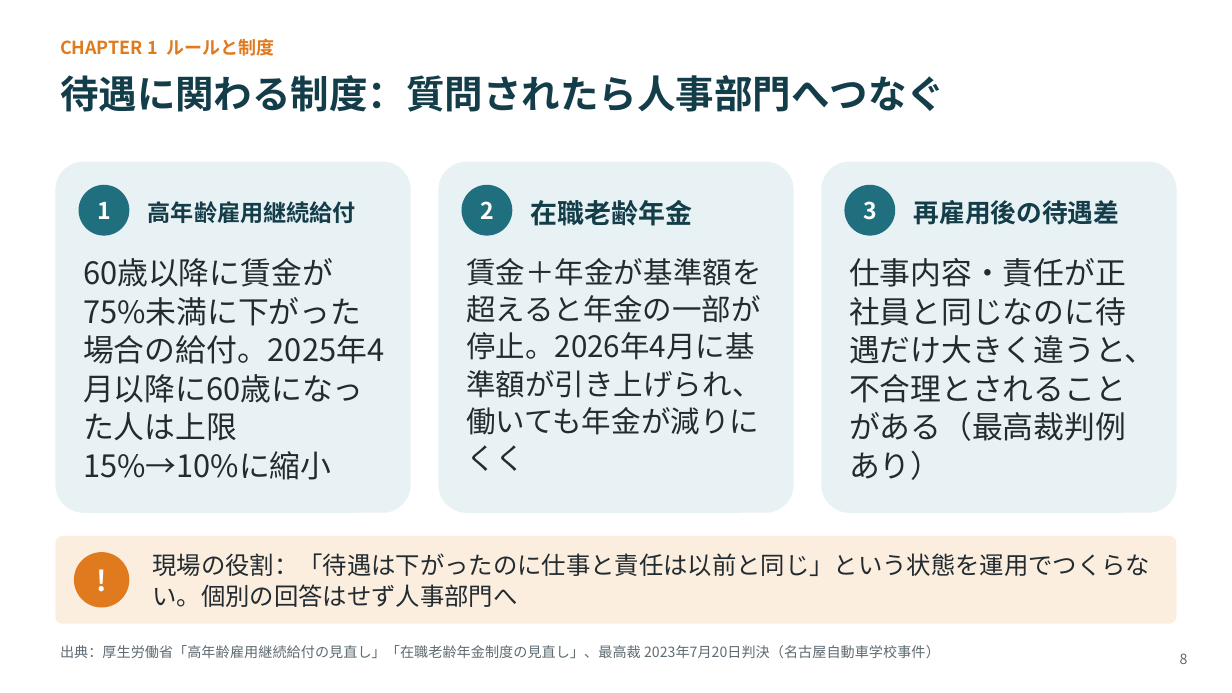
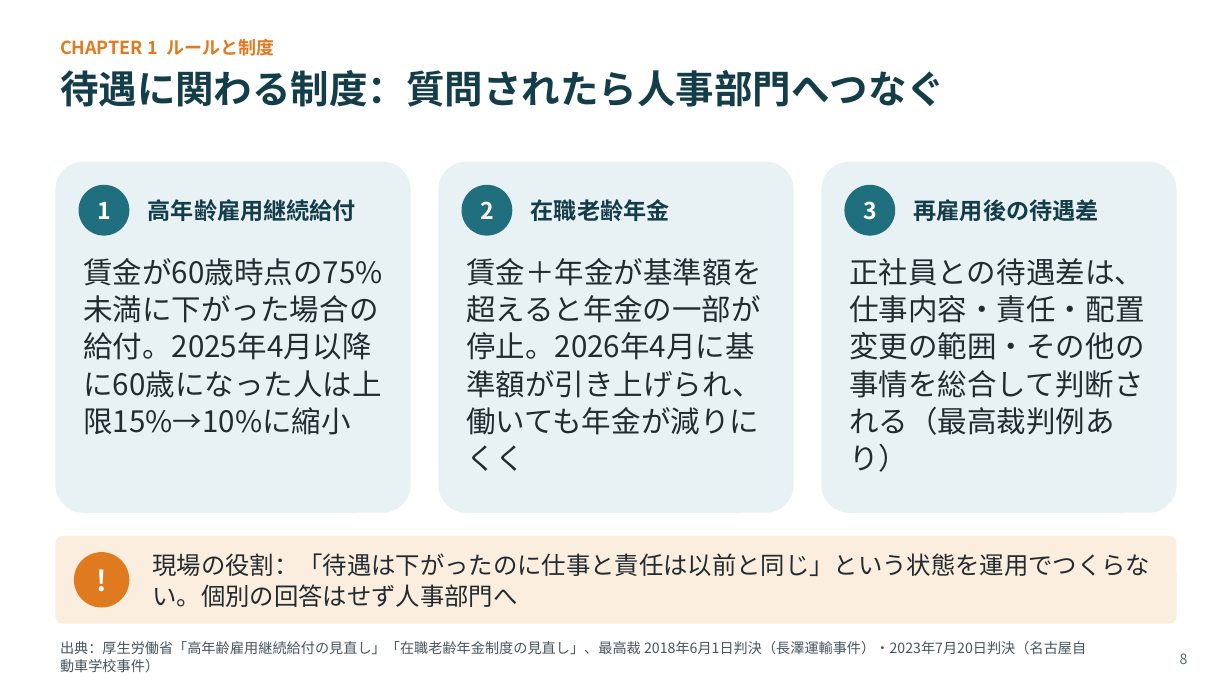
Before and after one commit to lastradezanpano/Udemy, a slide deck: slide 8 of 高齢者雇用研修/物流現場の高齢者雇用_研修スライド_v1.0.pptx. Drawn at 1232x693 pixels with LibreOffice and Linux fonts; fonts in the diff are those of the drawing. Boxes give left, top, right and bottom in pixels: in the first picture for what was removed or moved away, otherwise in the second. Text is boxed around its words. In the diff, an @@ line names an element or a change of style, - is before the commit and + after.

```diff
--- a/高齢者雇用研修/物流現場の高齢者雇用_研修スライド_v1.0.pptx
+++ b/高齢者雇用研修/物流現場の高齢者雇用_研修スライド_v1.0.pptx
@@ text "待遇に関わる制度：質問されたら人事部門へつなぐ" at [60,70,945,107]: line spacing 38pt to 34pt @@
@@ text "高年齢雇用継続給付" at [148,199,356,221]: line spacing 22pt to 21pt @@
@@ text "在職老齢年金" at [531,199,670,221]: size 21 to 18 pt; line spacing 26pt to 21pt @@
@@ text "再雇用後の待遇差" at [914,199,1099,221]: size 20 to 18 pt; line spacing 25pt to 21pt @@
@@ text at [83,258,383,435]: text changed; size 24 to 23 pt @@
-60歳以降に賃金が75%未満に下がった場合の給付。2025年4月以降に60歳になった人は上限15%→10%に縮小
+賃金が60歳時点の75%未満に下がった場合の給付。2025年4月以降に60歳になった人は上限15%→10%に縮小
@@ text at [849,258,1145,472]: text changed; size 24 to 23 pt @@
-仕事内容・責任が正社員と同じなのに待遇だけ大きく違うと、不合理とされることがある（最高裁判例あり）
+正社員との待遇差は、仕事内容・責任・配置変更の範囲・その他の事情を総合して判断される（最高裁判例あり）
@@ text at [60,641,1086,672]: text changed; text colour #5E6B72 to #48555C @@
-出典：厚生労働省「高年齢雇用継続給付の見直し」「在職老齢年金制度の見直し」、最高裁 2023年7月20日判決（名古屋自動車学校事件）
+出典：厚生労働省「高年齢雇用継続給付の見直し」「在職老齢年金制度の見直し」、最高裁 2018年6月1日判決（長澤運輸事件）・2023年7月20日判決（名古屋自動車学校事件）
```
Also in this commit, not shown: 37 other slides changed, 3 other files.
